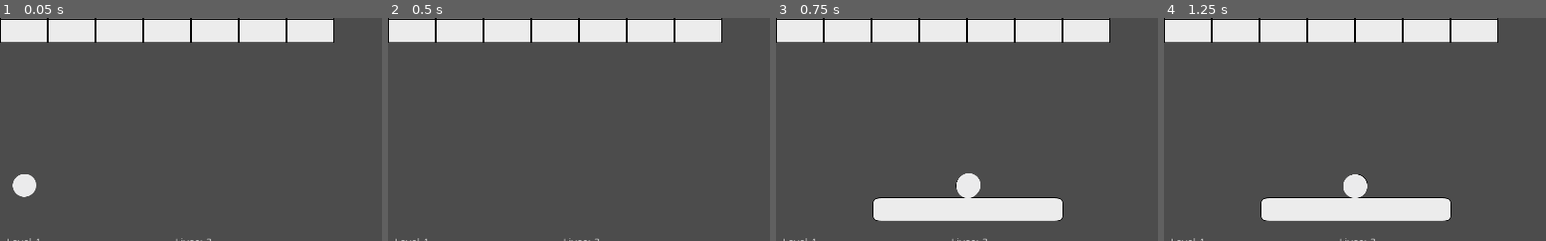
Above: before the commit, frames 1-4 (left to right).
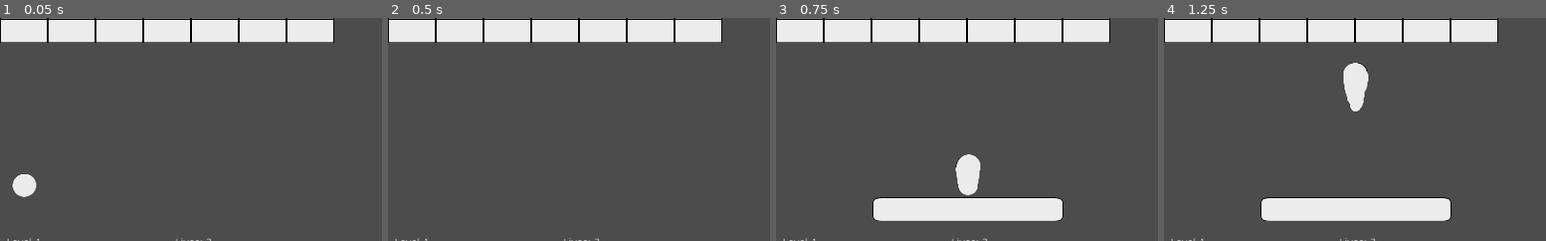
Above: after the commit, the same moments.

Repository: RhetHypo/BrickByBrickPolished
Game: Godot game, scene res://scenes/levels/Gamefield.tscn
Same seed, same stepped clock (60 frames per second), same inputs: the game is played once before the commit and once after it.
Inputs (mouse positions are % of the whole screen's width and height, from its top left):
- Up to frame 1 (0.05 s): no input
- Up to frame 2 (0.5 s): no input
- Up to frame 3 (0.75 s): tap Enter at 0.5 s; move the mouse to (72, 45) at 0.52 s; click (72, 45) at 0.6 s
- Up to frame 4 (1.25 s): no input
The pictures show only the part of the screen within x 47-97%, y 46-96%; the shares and areas given below are measured in that part.

Frames 1-2 are identical in both runs. In frame 3, 0.7% of the frame differs, in the area x 47-54%, y 61-81%; in frame 4, 1.6%, in the area x 47-54%, y 20-81%.
Error before the commit: Parse Error: Mixed tabs and spaces in indentation. (res://scenes/entities/Ball.gd:18)

Commit message:
Cap how horizontal ball can go

Diff:
--- a/scenes/entities/Ball.gd
+++ b/scenes/entities/Ball.gd
@@ -7,6 +7,8 @@
 var max_temp_speed = 2000
 var paddle_width = 512
 
+var angle_cap = 0.75
+
 func _ready():
 	pass
 
@@ -15,7 +17,16 @@
 
 func _integrate_forces(state):
 	if state.linear_velocity.length()!=current_speed+temp_speed:
-        state.linear_velocity=state.linear_velocity.normalized()*(current_speed+temp_speed)
+		state.linear_velocity=state.linear_velocity.normalized()*(current_speed+temp_speed)
+	if pow(state.linear_velocity.x,2) > pow(current_speed+temp_speed,2) * 0.75:
+		if state.linear_velocity.x < 0:
+			state.linear_velocity.x = -sqrt(pow(current_speed+temp_speed,2) * 0.75)
+		else:
+			state.linear_velocity.x = sqrt(pow(current_speed+temp_speed,2) * 0.75)
+		if state.linear_velocity.y < 0:
+			state.linear_velocity.y = -sqrt(pow(current_speed+temp_speed,2) * 0.25)
+		else:
+			state.linear_velocity.y = sqrt(pow(current_speed+temp_speed,2) * 0.25)
 
 func _on_Ball_body_entered(body):
 	if body.is_in_group("Paddle"):
